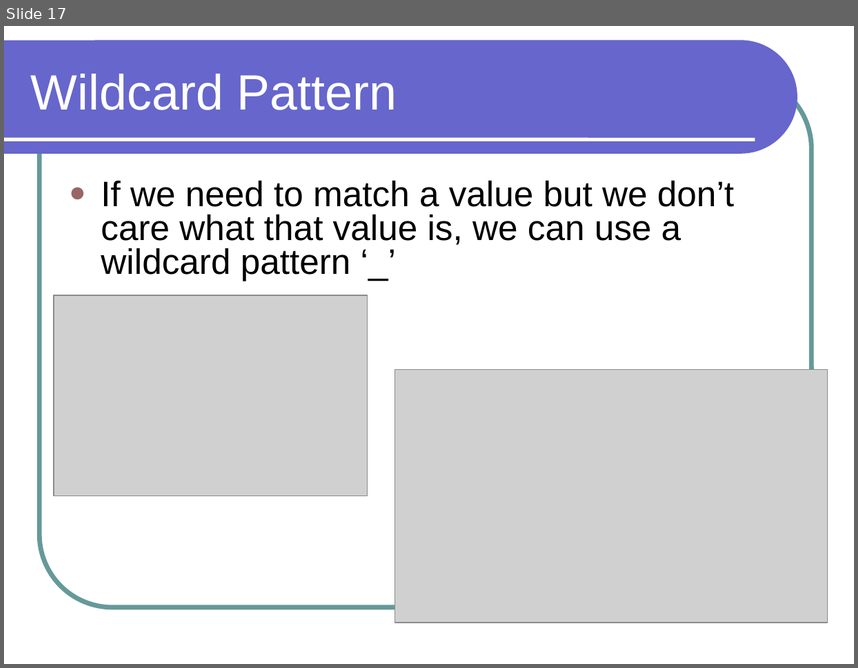
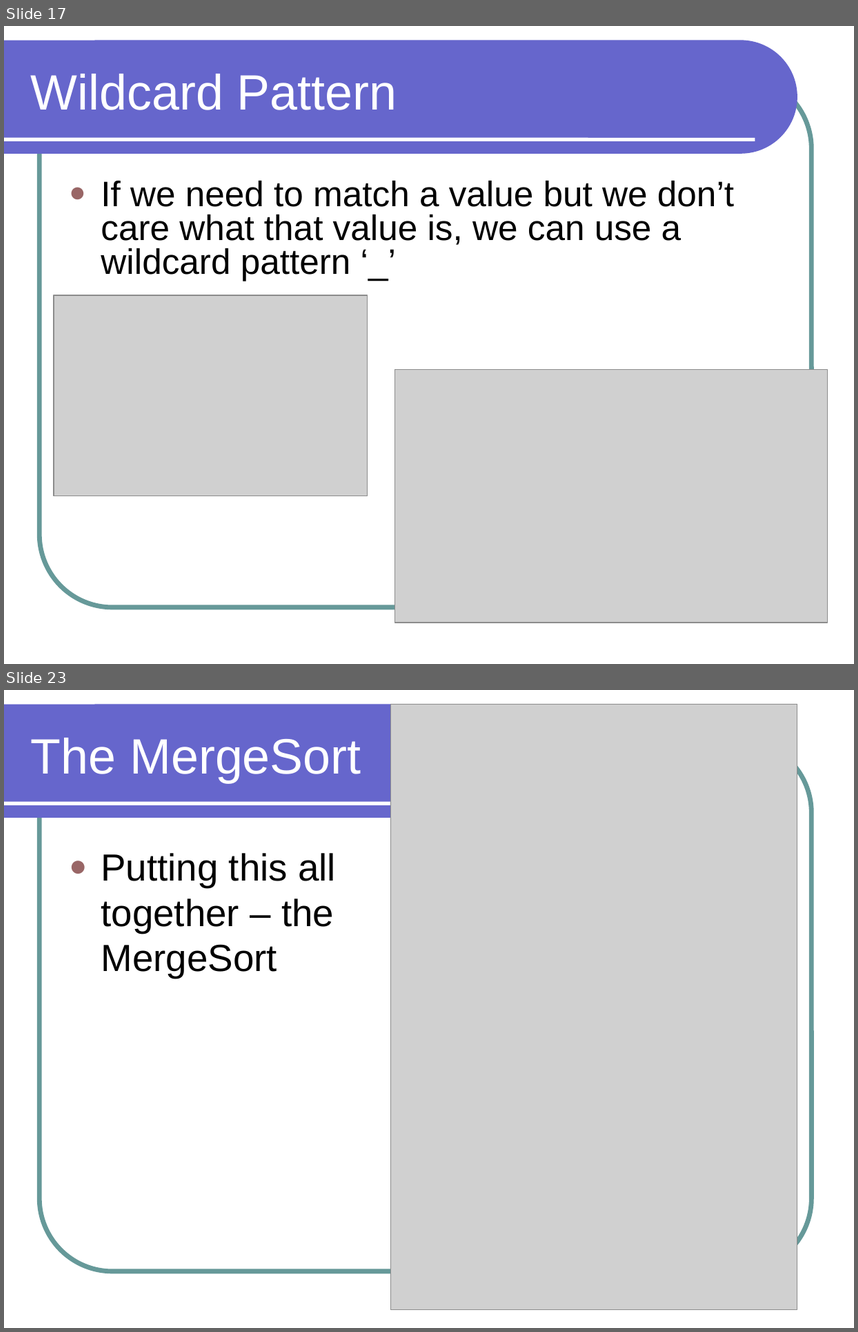
Before and after one commit to lutzhamel/CSC301, a slide deck: notes/csc301-ln013.ppt. Shown one above the other, each under a label of ours: slide 17 before the commit, slides 17 and 23 after it; the slides between them are not shown. The pictures are 858x668 and 858x1332 pixels, drawn with LibreOffice and Linux fonts; fonts in the diff are those of the drawing; grey boxes stand for pictures. Boxes give left, top, right and bottom in pixels: in the first picture for what was removed or moved away, otherwise in the second. Text is boxed around its words. In the diff, an @@ line names an element or a change of style, - is before the commit and + after.

```diff
--- a/notes/csc301-ln013.ppt
+++ b/notes/csc301-ln013.ppt
@@ slide 23 added at [4, 690, 854, 1328], background #FFFFFF; not listed: 3 template elements that a slide beside it also shows @@
@@ picture added at [391, 704, 797, 1310] @@
@@ title added at [31, 738, 361, 782], 42 pt, text #FFFFFF @@
+The MergeSort
@@ text added at [101, 853, 336, 978], 32 pt, text #000000 @@
+● Putting this all together – the MergeSort
```
Also in this commit, not shown: 5 other slides added, 1 slide removed, 5 other files.
